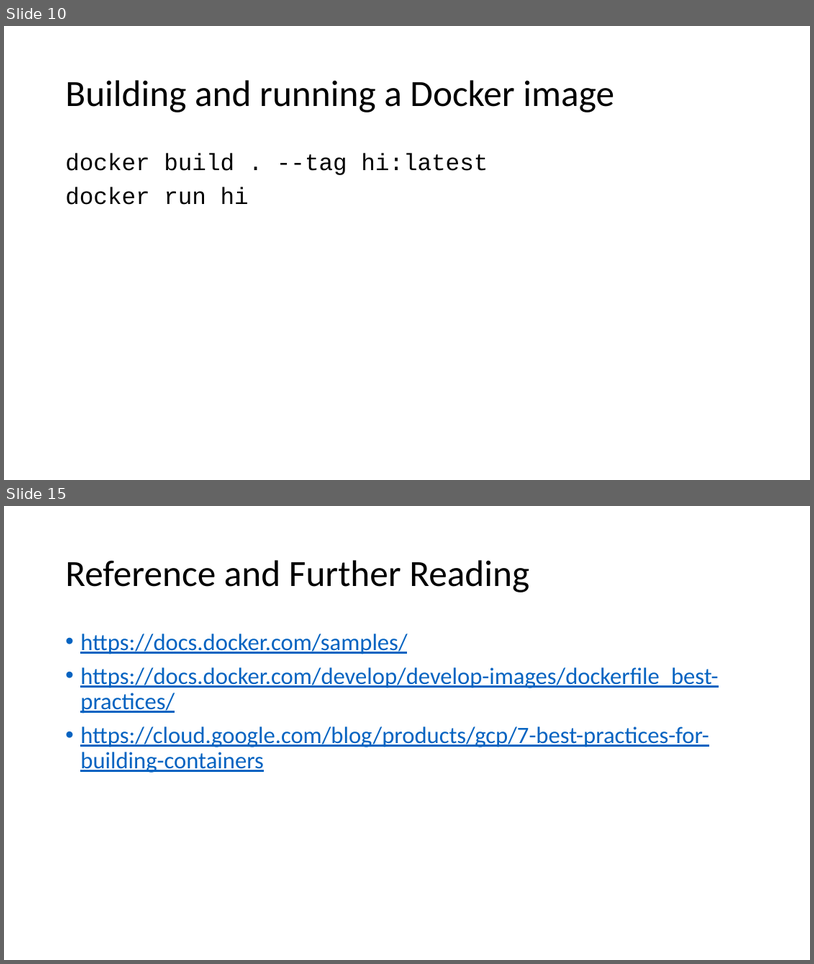
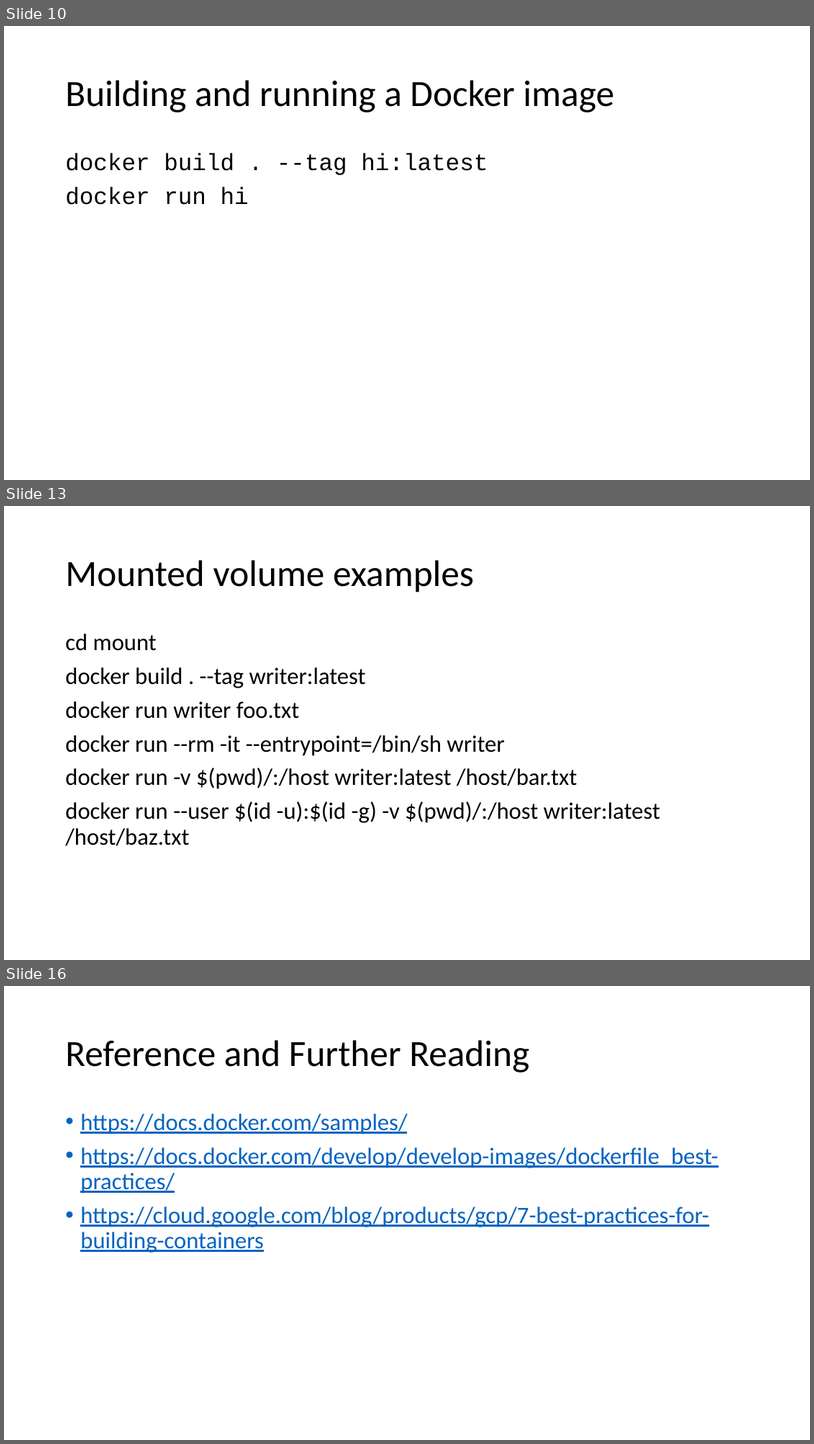
Before and after one commit to bassmandja/docker101, a slide deck: Docker 101.pptx. Shown one above the other, each under a label of ours: slides 10 and 15 before the commit, slides 10, 13 and 16 after it; the slides between them are not shown. The pictures are 814x964 and 814x1444 pixels, drawn with LibreOffice and Linux fonts; fonts in the diff are those of the drawing. Boxes give left, top, right and bottom in pixels: in the first picture for what was removed or moved away, otherwise in the second. Text is boxed around its words. In the diff, an @@ line names an element or a change of style, - is before the commit and + after.

```diff
--- a/Docker 101.pptx
+++ b/Docker 101.pptx
@@ slide 13 added at (x1=4, y1=506, x2=810, y2=960), background #FFFFFF @@
@@ title added at (x1=65, y1=560, x2=474, y2=592), 44 pt, text #000000 @@
+Mounted volume examples
@@ text added at (x1=65, y1=633, x2=661, y2=846), 28 pt, text #000000 @@
+cd mount
+docker build . --tag writer:latest
+docker run writer foo.txt
+docker run --rm -it --entrypoint=/bin/sh writer
+docker run -v $(pwd)/:/host writer:latest /host/bar.txt
+docker run --user $(id -u):$(id -g) -v $(pwd)/:/host writer:latest /host/baz.txt
@@ what was slide 15 is now slide 16 @@
```
Also in this commit, not shown: 3 slides changed, 1 other slide added, 1 slide removed.
